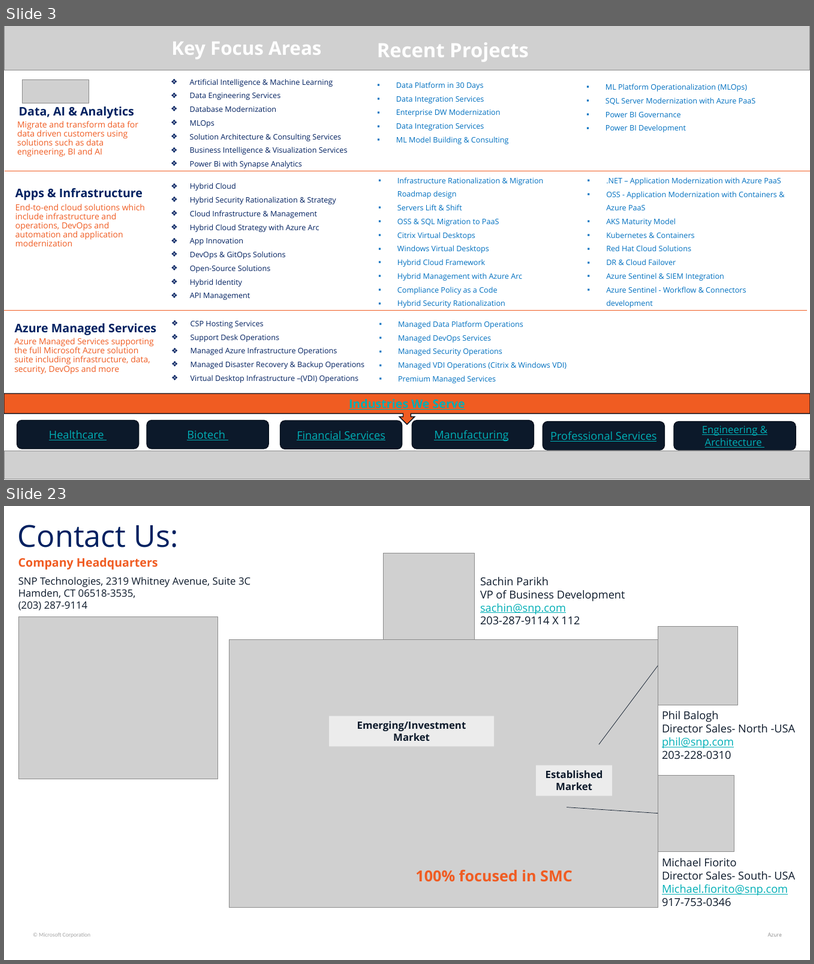
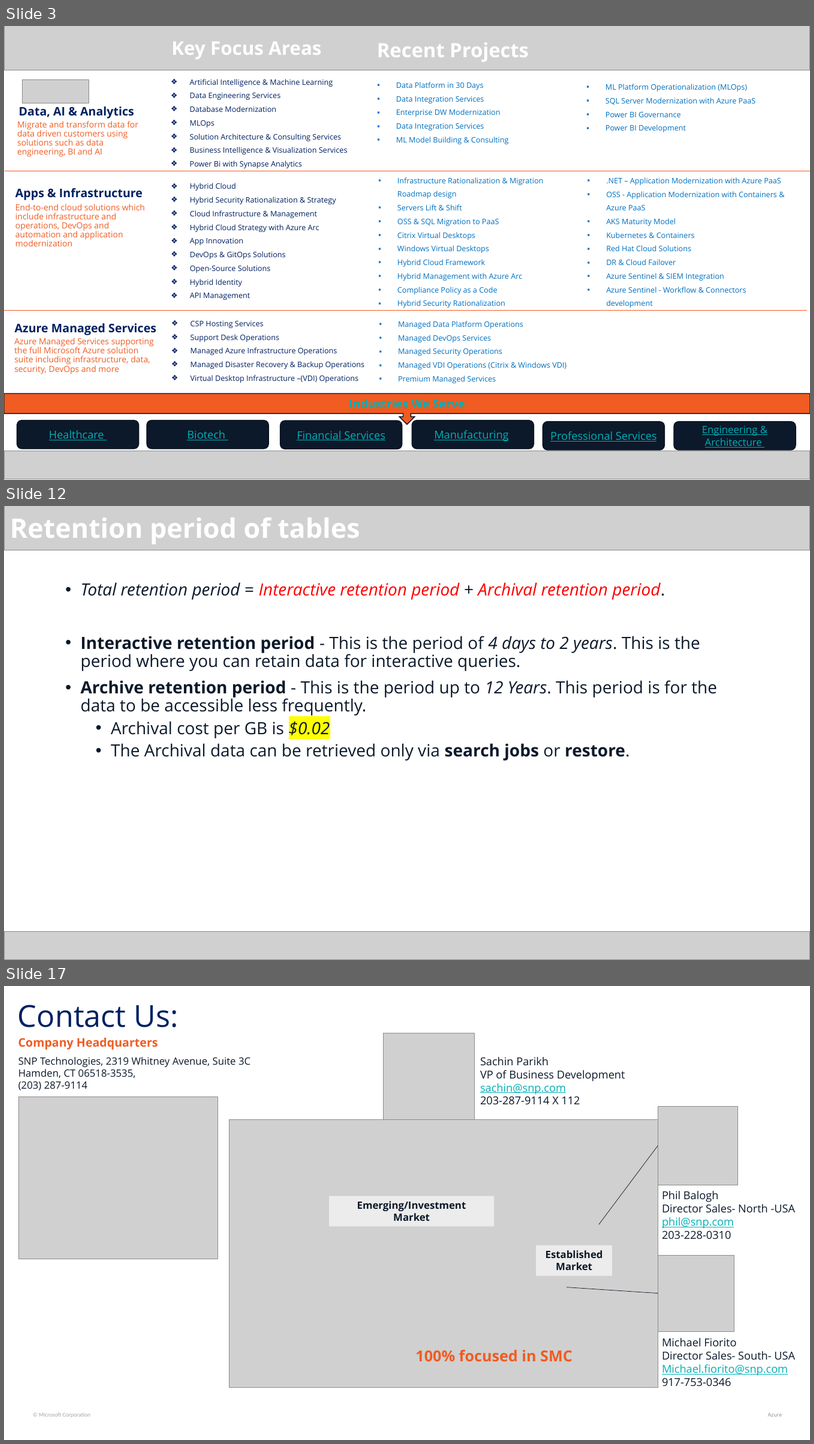
Before and after one commit to Dathasai1234/Personal-Notes, a slide deck: Archive/Presentations/Presentation-2/Virtual Network Gateways.pptx. Shown one above the other, each under a label of ours: slides 3 and 23 before the commit, slides 3, 12 and 17 after it; the slides between them are not shown. The pictures are 814x964 and 814x1444 pixels, drawn with LibreOffice and Linux fonts; fonts in the diff are those of the drawing; grey boxes stand for pictures. Boxes give left, top, right and bottom in pixels: in the first picture for what was removed or moved away, otherwise in the second. Text is boxed around its words. In the diff, an @@ line names an element or a change of style, - is before the commit and + after.

```diff
--- a/Archive/Presentations/Presentation-2/Virtual Network Gateways.pptx
+++ b/Archive/Presentations/Presentation-2/Virtual Network Gateways.pptx
@@ slide 12 added at (4, 506, 810, 960), background #FFFFFF @@
@@ picture added at (4, 506, 810, 550) @@
@@ text added at (10, 517, 360, 544), 32 pt, text #FFFFFF, bold @@
+Retention period of tables
@@ text added at (81, 582, 717, 760), 20 pt, text #0C192A @@
+• Total retention period = Interactive retention period + Archival retention period.
+• Interactive retention period - This is the period of 4 days to 2 years. This is the period where you can retain data for interactive queries.
+• Archive retention period - This is the period up to 12 Years. This period is for the data to be accessible less frequently.
+  • Archival cost per GB is $0.02
+  • The Archival data can be retrieved only via search jobs or restore.
@@ picture added at (4, 931, 810, 960) @@
@@ what was slide 23 is now slide 17 @@
```
Also in this commit, not shown: 1 slide changed, 11 other slides added, 18 slides removed, 4 other files.
